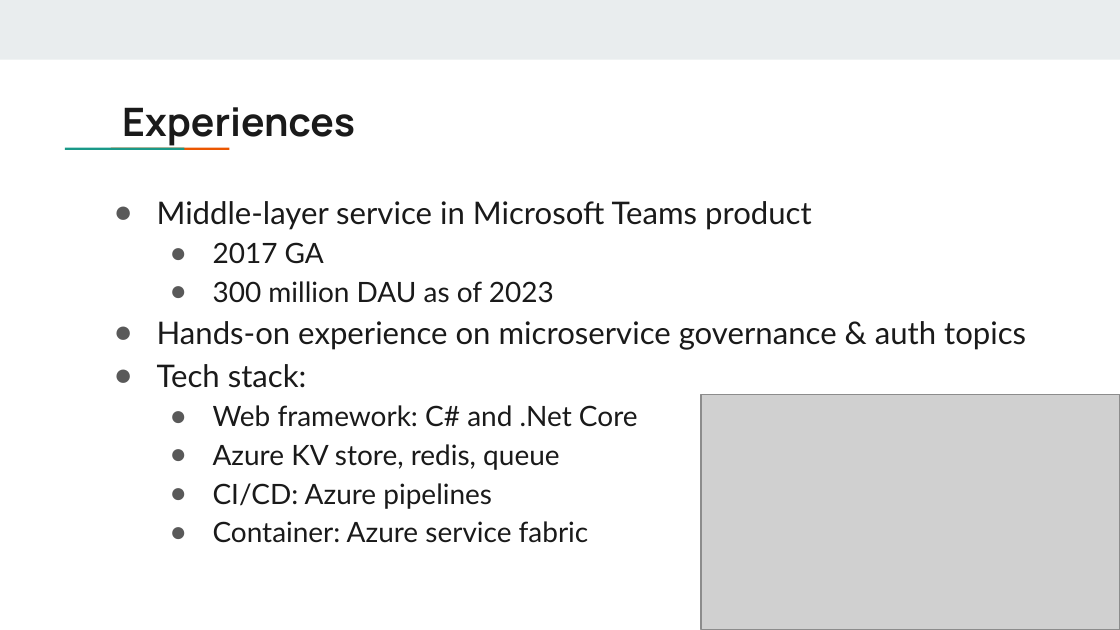
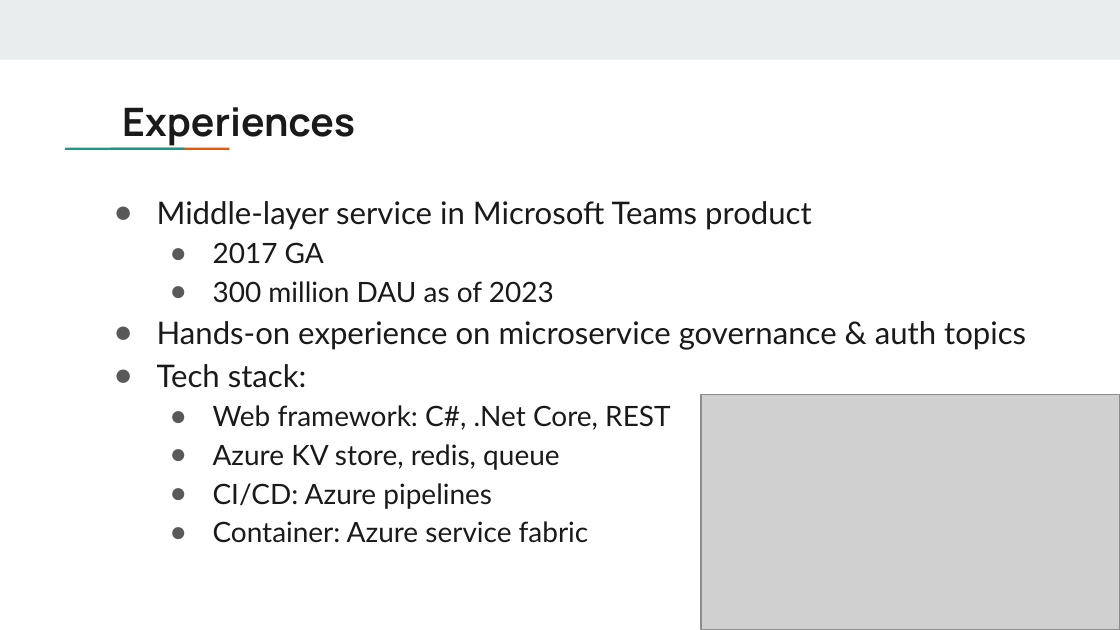
Before and after one commit to DreamOfTheRedChamber/my-resume, a slide deck: slide 3 of ExperiencesTalks/AuthzServiceMigration.pptx. Drawn at 1120x630 pixels with LibreOffice and Linux fonts; fonts in the diff are those of the drawing; grey boxes stand for pictures. Boxes give left, top, right and bottom in pixels: in the first picture for what was removed or moved away, otherwise in the second. Text is boxed around its words. In the diff, an @@ line names an element or a change of style, - is before the commit and + after.

```diff
--- a/ExperiencesTalks/AuthzServiceMigration.pptx
+++ b/ExperiencesTalks/AuthzServiceMigration.pptx
@@ text at [213, 405, 670, 430]: text changed @@
-  ● Web framework: C# and .Net Core
+  ● Web framework: C#, .Net Core, REST
```
Also in this commit, not shown: 3 other slides changed, 1 slide removed.
